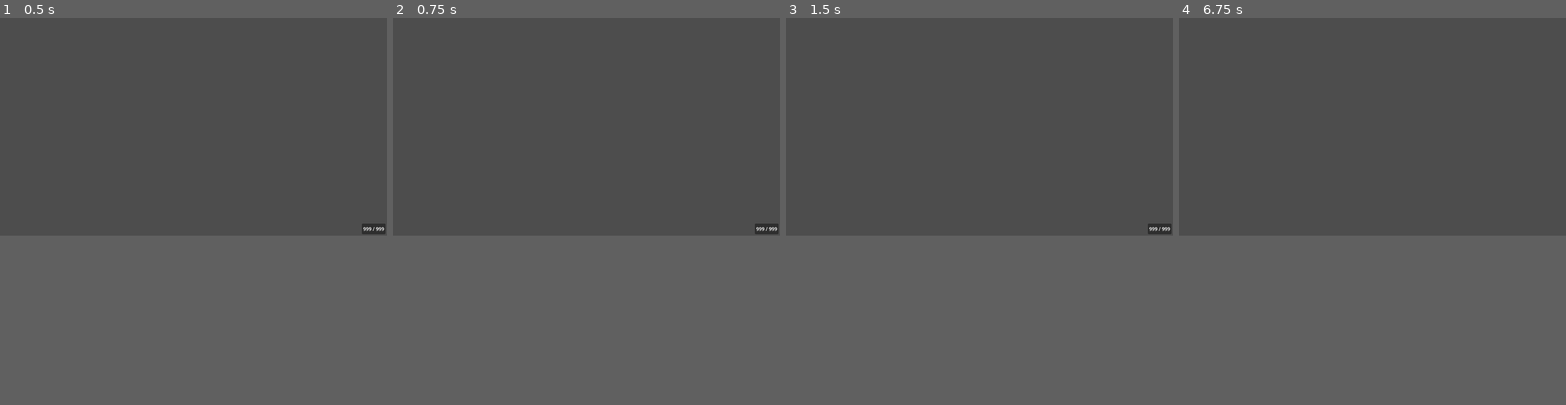
Above: before the commit, frames 1-4 (left to right).
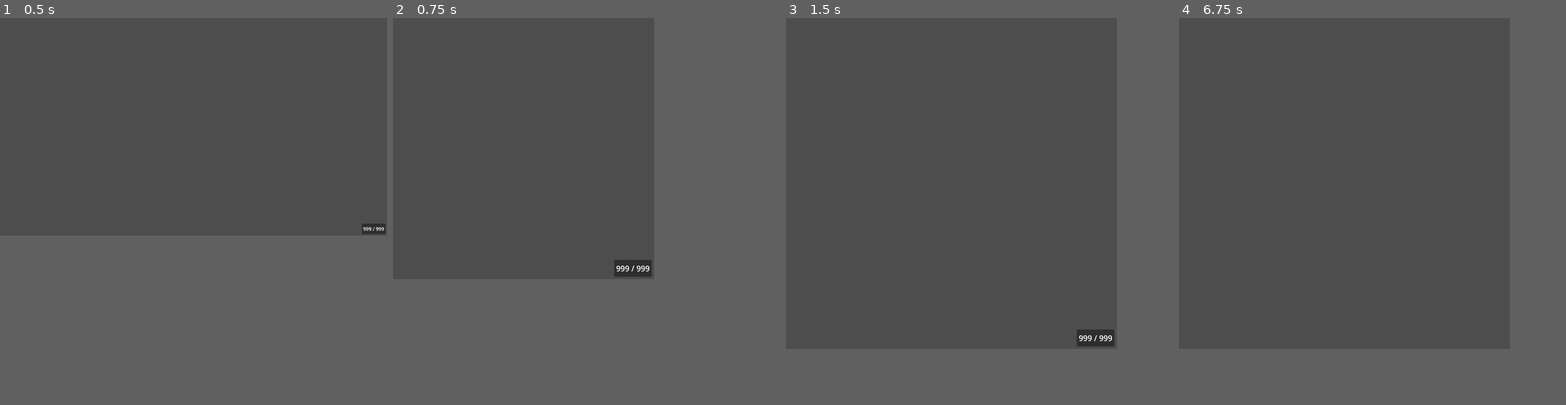
Above: after the commit, the same moments.

Repository: Jareth329/ImageViewer
Game: Godot game, scene res://scenes/main.tscn
Two runs of this game, one before a commit and one after it. Both use one fixed random seed, a clock stepped at 60 frames per second and the inputs below.
Inputs (mouse positions are in pixels of both pictures, inside the frame that each line leads up to):
- Up to frame 1 (0.5 s): no input
- Up to frame 2 (0.75 s): tap Enter at 0.5 s; hold Right from 0.53 s (still down); tap X at 0.6 s; click (586, 126) at 0.67 s
- Up to frame 3 (1.5 s): tap Space at 1.25 s; move the mouse to (902, 137) at 1.27 s; release Right at 1.28 s; hold Down from 1.28 s (still down); tap X at 1.35 s
- Up to frame 4 (6.75 s): tap Enter at 2, 3.5 s; move the mouse to (1411, 79) at 2.02 s; release Down at 2.03 s; hold Right 2.03-2.78 s; tap Ctrl at 2.1 s; tap X every 0.75 s from 2.3 to 6.05 s; tap Space at 2.75, 4.25 s; move the mouse to (1353, 168) at 2.77 s; hold Up 2.78-3.53 s; tap Shift at 2.85 s; click (1353, 168) at 2.92 s; move the mouse to (1488, 161) at 3.52 s; hold Left 3.53-5.03 s; tap R at 3.6 s; move the mouse to (1256, 95) at 4.27 s; tap H at 4.35 s; move the mouse to (1391, 126) at 5.02 s; hold Down 5.03-5.78 s; tap V at 5.1 s; click (1391, 126) at 5.17 s; move the mouse to (1314, 72) at 5.77 s; hold Right 5.78-6.53 s; tap F at 5.85 s; move the mouse to (1457, 114) at 6.52 s; hold Up from 6.53 s (still down); tap Tab at 6.6 s
In frame 2 the window is 800x450 before the commit and 540x540 after it. Grey fills any space a smaller window leaves; there, only what the larger window draws over its background counts as a difference.

Frame 1 is identical in both runs. In frame 2, 0.6% of the frame differs, in the area x 57-100%, y 53-67%; in frame 3, 0.6%; in frame 4, only the window size differs.

Commit message:
make full space toggle refresh window

Diff:
--- a/scripts/main.gd
+++ b/scripts/main.gd
@@ -44,7 +44,9 @@
 		elif ev.keycode == KEY_Z:
 			use_horizontal_fit = not use_horizontal_fit
 			resize_window()
-		elif ev.keycode == KEY_X: always_use_full_space = not always_use_full_space
+		elif ev.keycode == KEY_X:
+			always_use_full_space = not always_use_full_space
+			resize_window()
 		elif ev.keycode == KEY_LEFT: prev_image(1)
 		elif ev.keycode == KEY_RIGHT: next_image(1)
 		elif ev.keycode == KEY_UP: prev_image(virtual_row_size)
